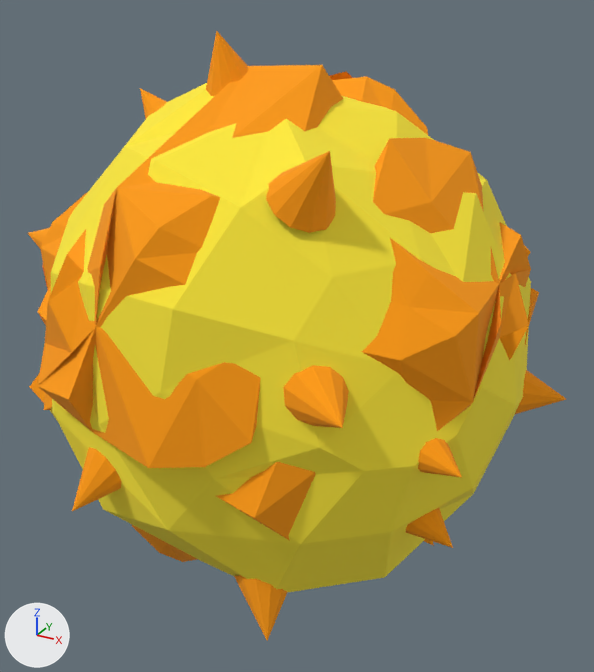
What one commit did to the OBJ model public/Sun/model.obj.
Rendered twice from a camera (50 mm lens) standing at (1.6, -2.71, 1.37) and looking at (0.09, 0.04, 0.0). Arrows for +X, +Y and +Z are at lower left; the lights stay in place. Where no turn or scale is listed for an object, it has been applied to the vertices.

Names of what the first picture shows: 'model'.
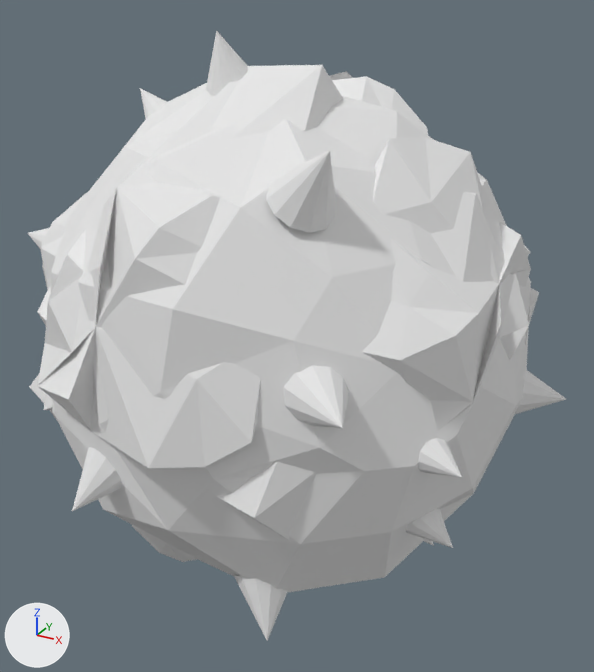
The edits, one by one:
Material 'mat13' (mat_mat13) changes colour from orange #ff9b00 to white #e7e7e7; in linear values from (1.0, 0.33, 0.0) to (0.8, 0.8, 0.8).
Material 'mat12' (mat_mat12) changes colour from yellow #ffeb38 to white #e7e7e7; in linear values from (1.0, 0.83, 0.04) to (0.8, 0.8, 0.8).

Changed parts and their boxes [x1, y1, x2, y2] in the pictures (594 x 672 px):
'model', recoloured (yellow to white)
    both: [28, 30, 566, 640]
